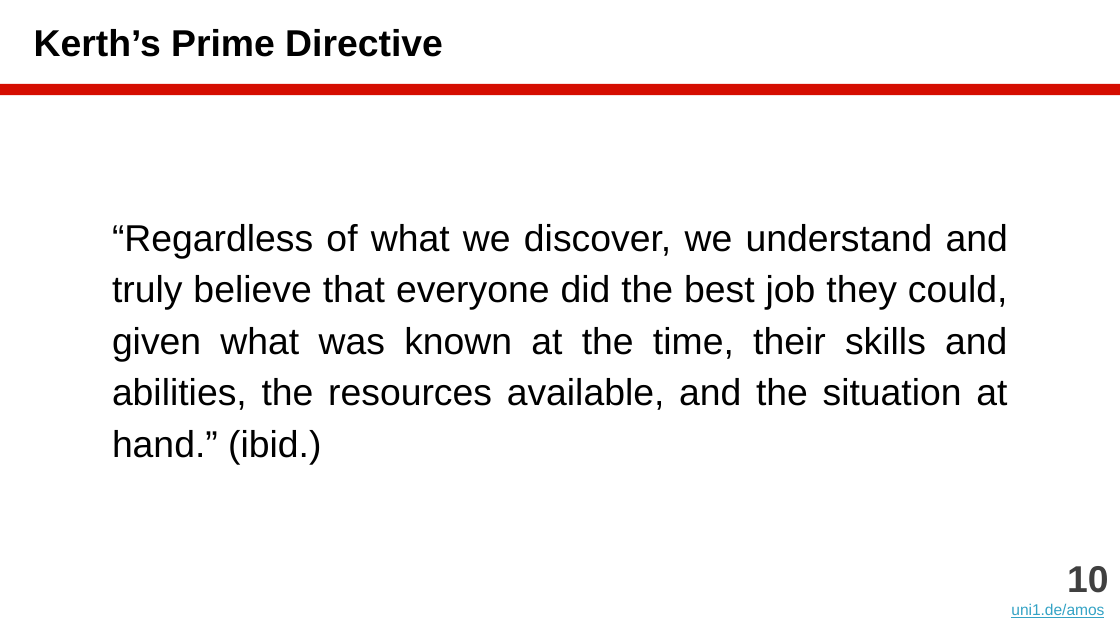
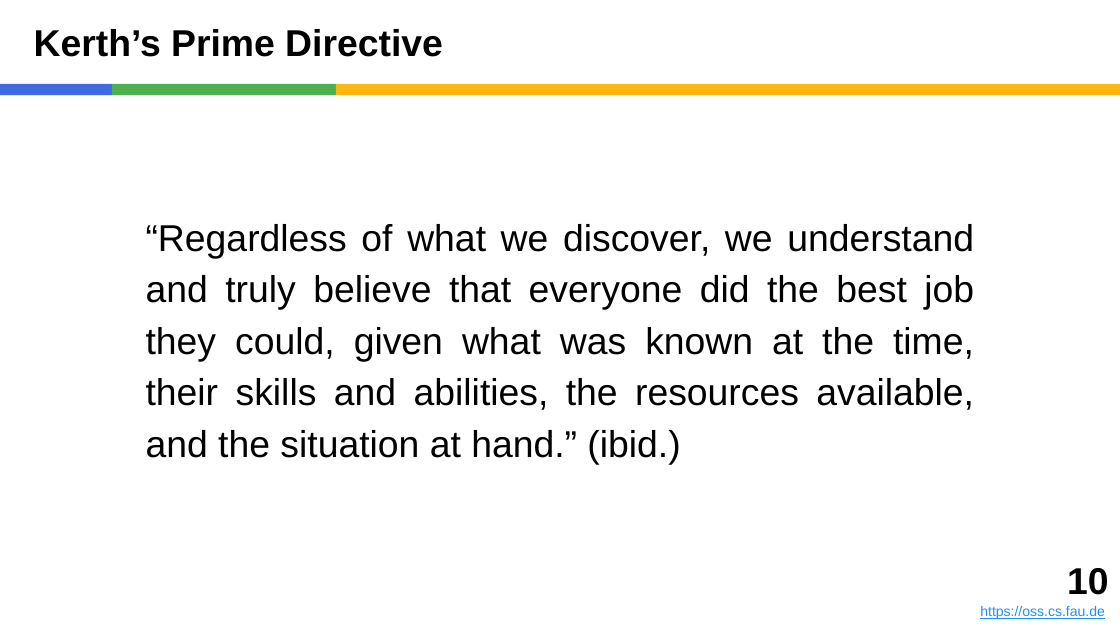
Before and after one commit to dirkriehle/amos-course, a slide deck: slide 10 of Lecture slides/AMOS B06 - Agile Coaching.pptx. Drawn at 1120x630 pixels with LibreOffice and Linux fonts; fonts in the diff are those of the drawing. Boxes give left, top, right and bottom in pixels: in the first picture for what was removed or moved away, otherwise in the second. Text is boxed around its words. In the diff, an @@ line names an element or a change of style, - is before the commit and + after.

```diff
--- a/Lecture slides/AMOS B06 - Agile Coaching.pptx
+++ b/Lecture slides/AMOS B06 - Agile Coaching.pptx
@@ rectangle added at (x1=0, y1=84, x2=112, y2=95), fill #4169E1 @@
@@ rectangle added at (x1=112, y1=84, x2=336, y2=95), fill #4CAF50 @@
@@ rectangle resized from (x1=0, y1=84, x2=1120, y2=95) to (x1=336, y1=84, x2=1120, y2=95) @@
@@ rectangle at (x1=336, y1=84, x2=1120, y2=95): fill #D50D01 to #FEB612 @@
@@ text "“Regardless of what we discover, ..." moved from (x1=112, y1=224, x2=1008, y2=464) to (x1=146, y1=224, x2=974, y2=464) @@
@@ text "“Regardless of what we discover, ..." at (x1=146, y1=224, x2=974, y2=464): indent changed @@
@@ text moved from (x1=1011, y1=566, x2=1108, y2=618) to (x1=980, y1=568, x2=1108, y2=619) @@
@@ text at (x1=1067, y1=568, x2=1108, y2=595): text colour #404040 to #000000 in "10" @@
@@ text at (x1=980, y1=606, x2=1105, y2=619): text changed; size 10 to 9 pt; text colour #34A3C5 to #1E90FF @@
-uni1.de/amos
+https://oss.cs.fau.de
```
Also in this commit, not shown: 21 other slides changed, 13 other files.
